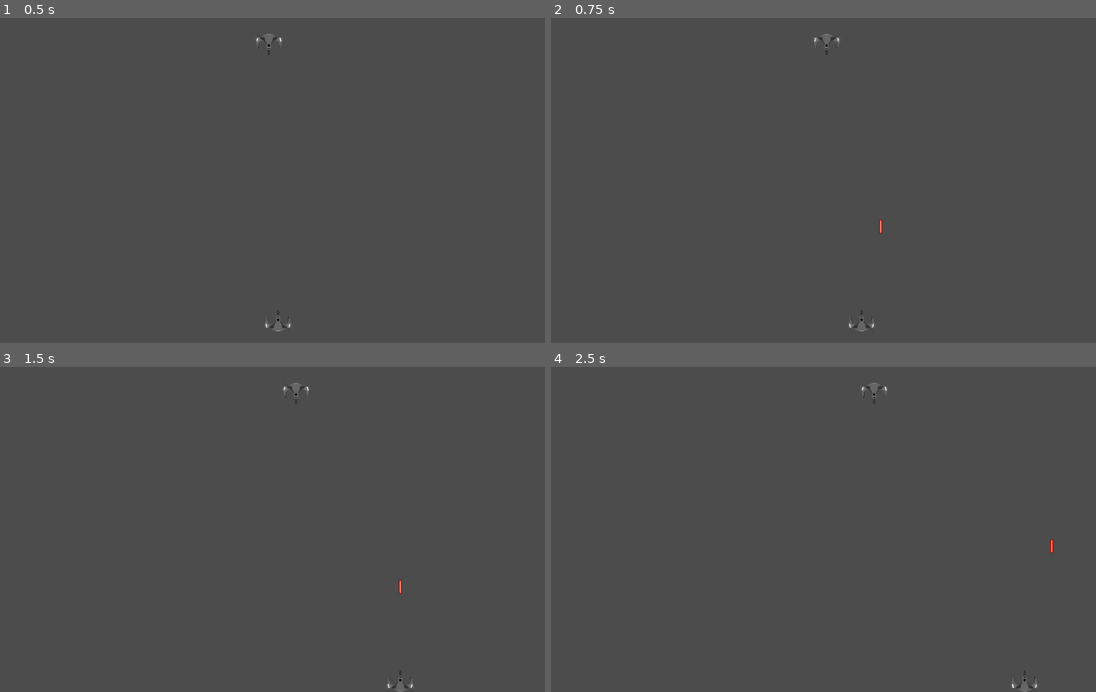
Above: before the commit, frames 1-4 (two rows, left to right).
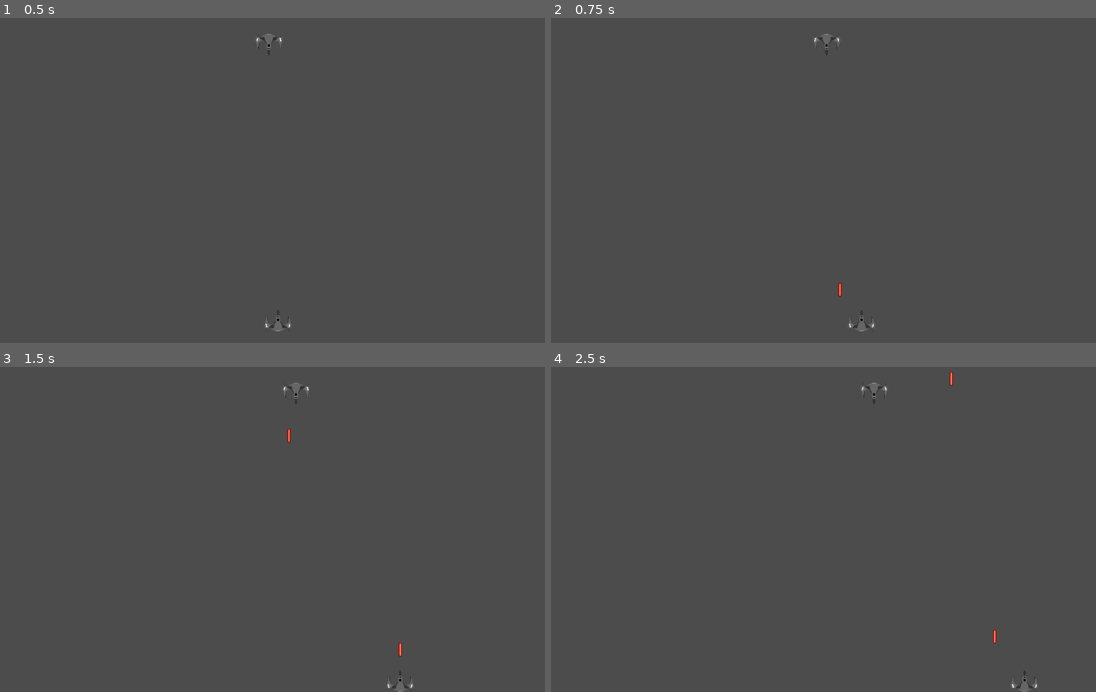
Above: after the commit, the same moments.

Repository: bstyn/SpaceShooter
Game: Godot game, scene res://src/nodes/MainScene.tscn
Two runs of this game, one before a commit and one after it. Both use one fixed random seed, a clock stepped at 60 frames per second and the inputs below.
Inputs (mouse positions are in pixels of both pictures, inside the frame that each line leads up to):
- Up to frame 1 (0.5 s): no input
- Up to frame 2 (0.75 s): tap Enter at 0.5 s; move the mouse to (948, 164) at 0.52 s; hold D (move_right) from 0.53 s (still down); tap Space (shoot) at 0.6 s; click (948, 164) at 0.67 s
- Up to frame 3 (1.5 s): move the mouse to (168, 545) at 1.27 s; release D (move_right) at 1.28 s; hold S (move_down) from 1.28 s (still down); tap Space (shoot) at 1.35 s
- Up to frame 4 (2.5 s): move the mouse to (883, 458) at 2.02 s; release S (move_down) at 2.03 s; hold D (move_right) from 2.03 s (still down); tap Enter at 2.1 s; tap Space (shoot) at 2.3 s

Frame 1 is identical in both runs. In frame 2, less than 0.1% of the frame differs, in the area x 52-61%, y 61-86%; in frame 3, less than 0.1%; in frame 4, less than 0.1%, in the area x 57-93%, y 1-86%.

Commit message:
fixed bullet direction

Diff:
--- a/Project_Interceptor/src/scripts/player/Laser_bullet.gd
+++ b/Project_Interceptor/src/scripts/player/Laser_bullet.gd
@@ -1,12 +1,7 @@
 extends KinematicBody2D
 
-var vec = Vector2()
-
-func _ready():
-	print("Shooting projectile")
-	vec.y = -1500
+var speed = 500
+var direction = Vector2.UP
 
 func _physics_process(delta):
-	move_and_slide(vec, Vector2.UP)
-
-#needs to repair position relative to spaceship (it should go JUST up-way)
+	move_and_collide(direction * speed * delta)
--- a/Project_Interceptor/src/scripts/player/Player_spaceship.gd
+++ b/Project_Interceptor/src/scripts/player/Player_spaceship.gd
@@ -27,8 +27,7 @@
 	move_and_slide(vec, Vector2.UP)
 
 func shoot():
-
-	var laser = load("res://src/nodes/Laser_bullet.tscn")
+	var laser = preload("res://src/nodes/Laser_bullet.tscn")
 	var bullet = laser.instance()
-	bullet.vec.x = vec.x
-	add_child_below_node(get_tree().get_root().get_node("MainScene"), bullet)
+	bullet.position = Vector2(position.x, position.y)
+	get_parent().call_deferred("add_child", bullet)
